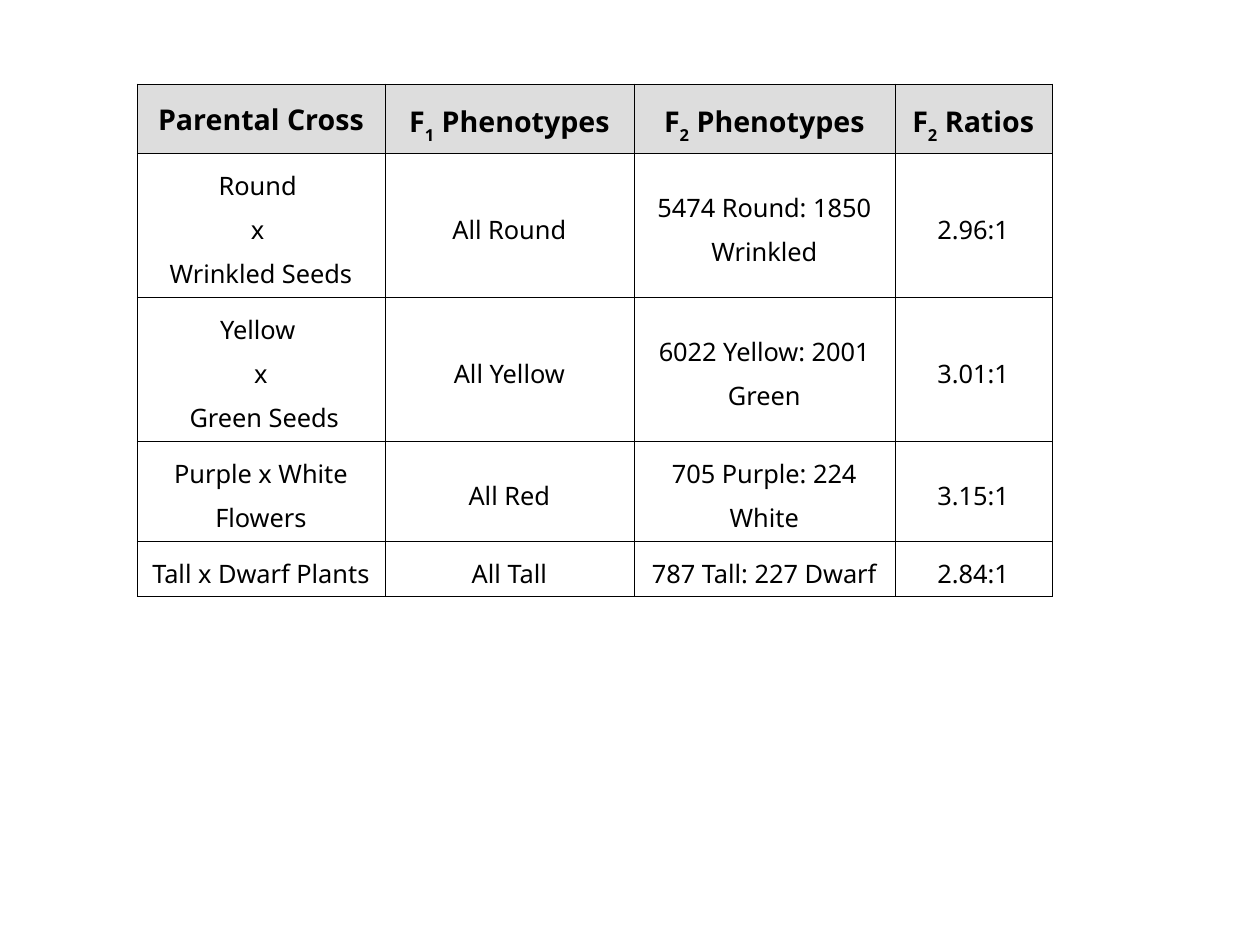
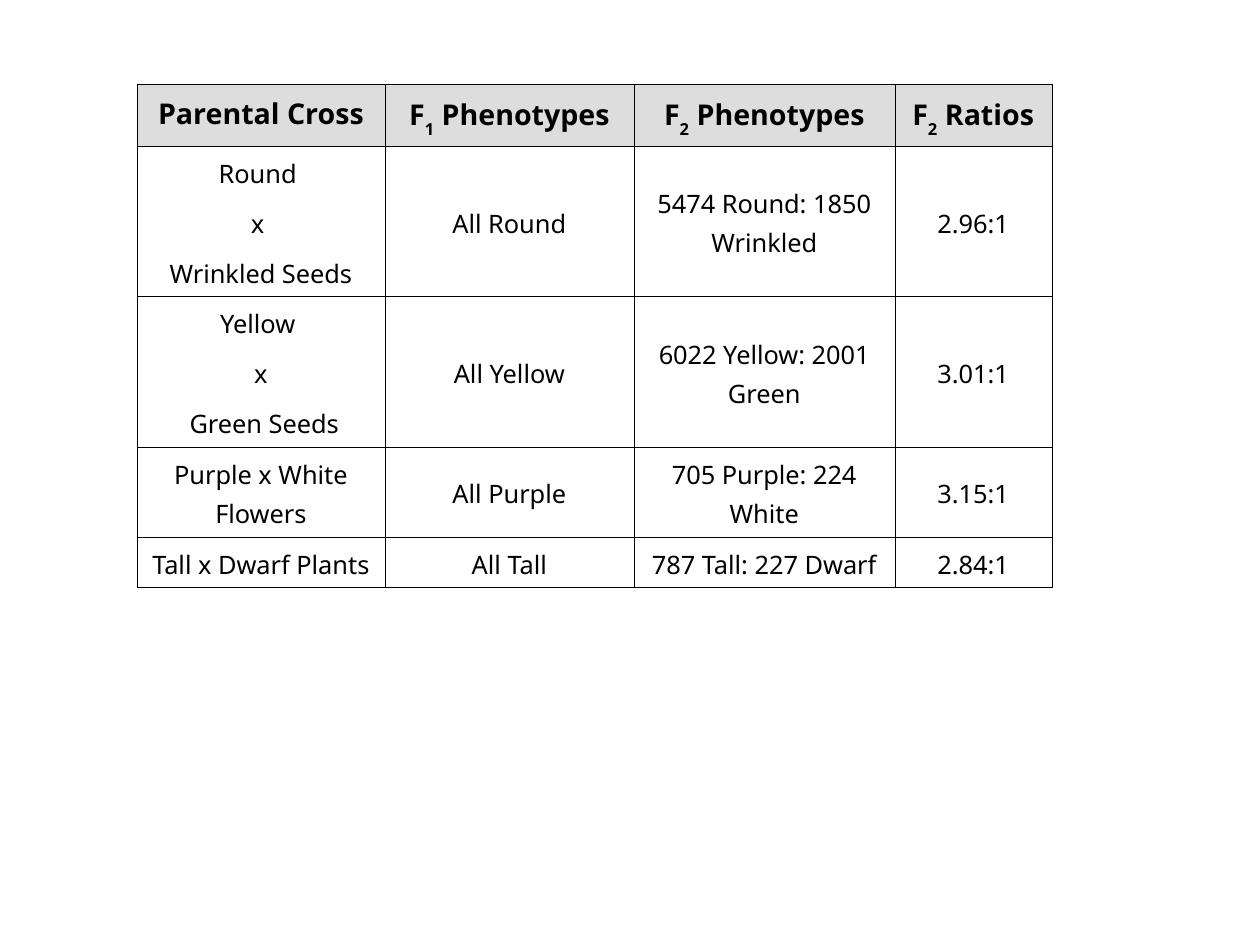
Before and after one commit to jeremyseto/bio-oer, a slide deck: slide 1 of figures/genetics/mendels_numbers.ppt. Drawn at 1260x945 pixels with LibreOffice and Linux fonts; fonts in the diff are those of the drawing. Boxes give left, top, right and bottom in pixels: in the first picture for what was removed or moved away, otherwise in the second. Text is boxed around its words. In the diff, an @@ line names an element or a change of style, - is before the commit and + after.

```diff
--- a/figures/genetics/mendels_numbers.ppt
+++ b/figures/genetics/mendels_numbers.ppt
@@ table at (x1=137, y1=83, x2=1052, y2=579) @@
-row 4, column 2: All Red
+row 4, column 2: All Purple
@@ line spacing 1.28 to 1.13 @@
@@ line spacing 1.28 to 1.45 @@
@@ borders changed @@
```
Also in this commit, not shown: 2 other files.
